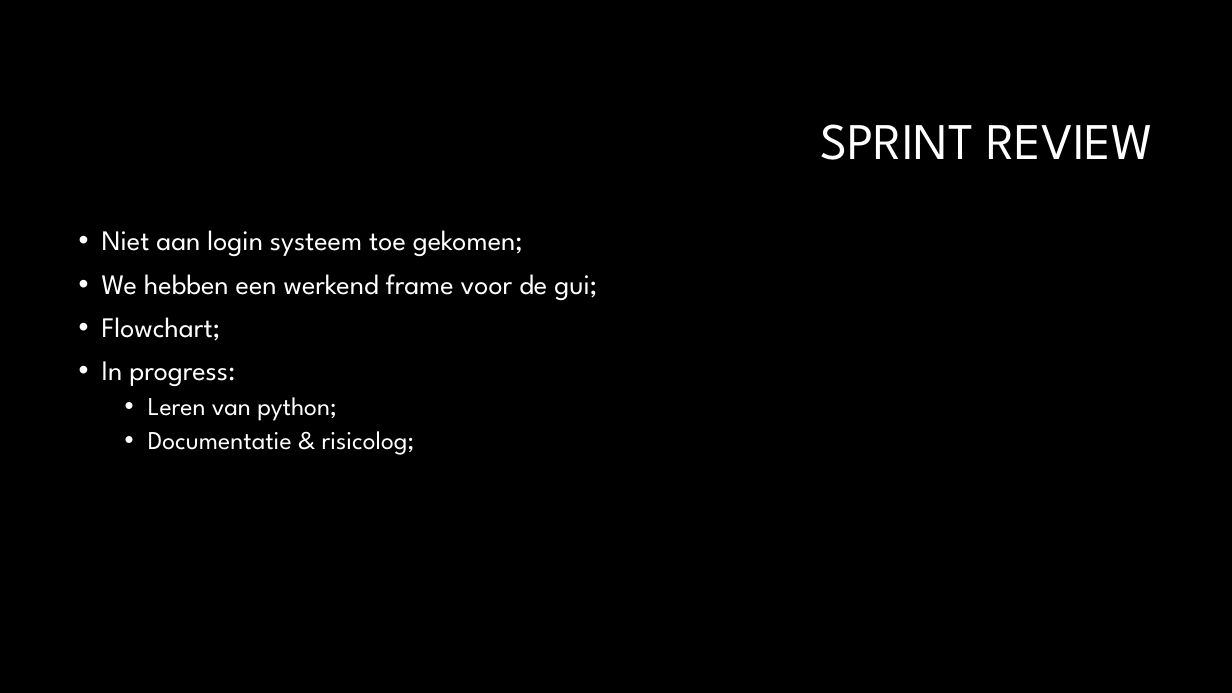
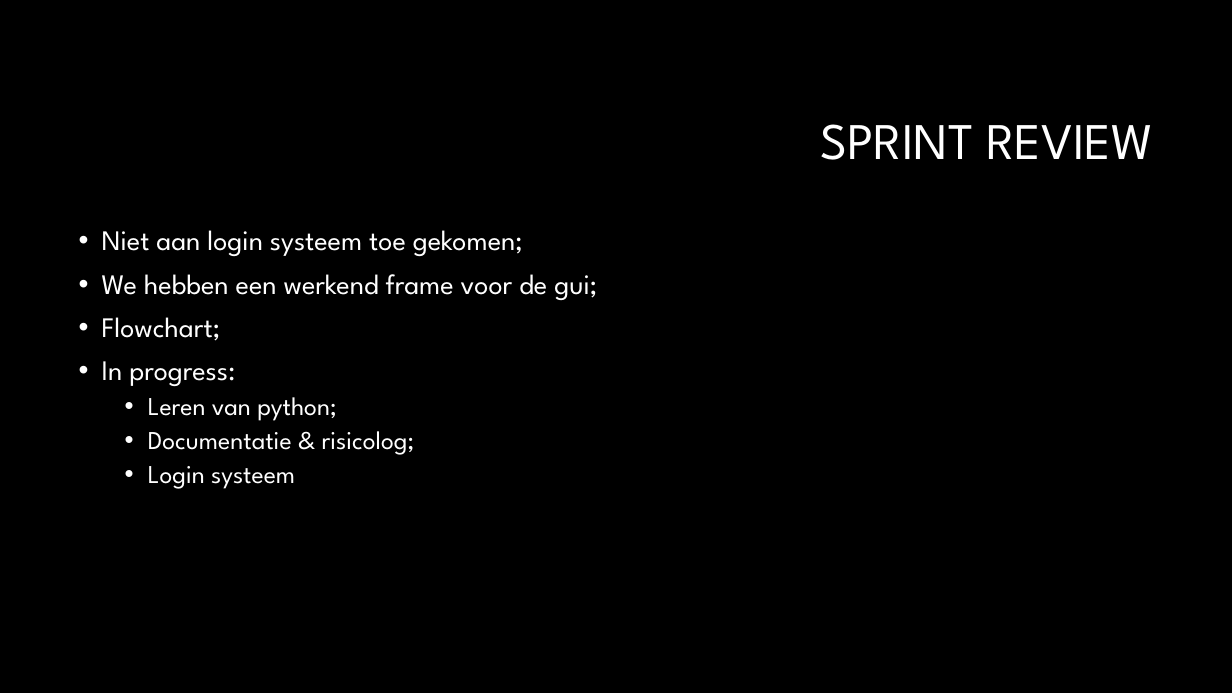
Before and after one commit to GitSloth/Project_Bank, a slide deck: slide 3 of Planning/PO Meeting 2.pptx. Drawn at 1232x693 pixels with LibreOffice and Linux fonts; fonts in the diff are those of the drawing; background and template pictures are left out. Boxes give left, top, right and bottom in pixels: in the first picture for what was removed or moved away, otherwise in the second. Text is boxed around its words. In the diff, an @@ line names an element or a change of style, - is before the commit and + after.

Commit message:
login

```diff
--- a/Planning/PO Meeting 2.pptx
+++ b/Planning/PO Meeting 2.pptx
@@ text at bbox=[148, 466, 295, 489]: paragraph added @@
+  • Login systeem
```
Also in this commit, not shown: 1 other file.
